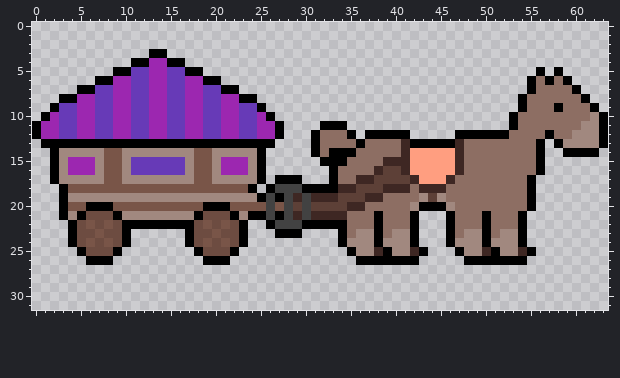
Two states of a pixel-art sprite, assets/trailer_idle_right_3.png. Above: the version before the commit.
The file is 192x96 pixels, drawn in blocks of 3x3; one block is one cell here.
After the commit:
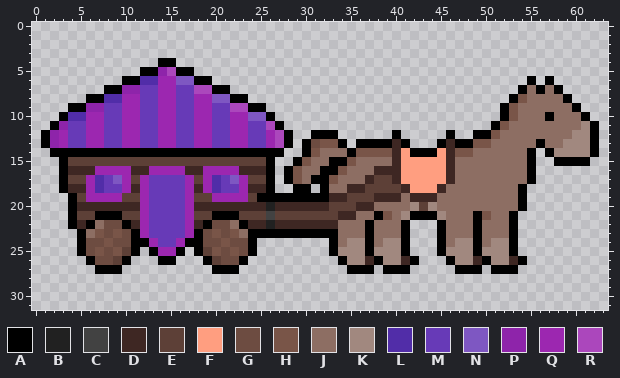
Palette (. is transparent): A #000000  B #212121  C #424242  D #3e2723  E #5d4037  F #ff9e80  G #6d4c41  H #795548  J #8d6e63  K #a1887f  L #512da8  M #673ab7  N #7e57c2  P #8e24aa  Q #9c27b0  R #ab47bc
Edits made:
@@ x 0..63 @@
  2 ................................................................
- 3 .............AA.................................................
- 4 ...........AAQQAA...............................................
- 5 .........AAMMQQMMAA.....................................A.A.....
- 6 .......AAQQMMQQMMQQAA..................................AJAJA....
- 7 .....AAMMQQMMQQMMQQMMAA................................AJJJJA...
- 8 ...AAQQMMQQMMQQMMQQMMQQAA.............................AJJJJJJA..
- 9 ..AMMQQMMQQMMQQMMQQMMQQMMA............................AJJJAJJJA.
-10 .AQMMQQMMQQMMQQMMQQMMQQMMQA..........................AJJJJJJJJKA
-11 AQQMMQQMMQQMMQQMMQQMMQQMMQQA....AAA..................AJJJJJJJKKA
-12 AQQMMQQMMQQMMQQMMQQMMQQMMQQA...AJJJA.AAAAA.....AAAAAAJJJJAJJKKKA
-13 .AAAAAAAAAAAAAAAAAAAAAAAAAA....AJJJJAJJJJDAAAAADJJJJJJJJA.AKKKKA
-14 ..AKKKKKHHKKKKKKKKHHKKKKKA.....AJAAAJJJJJDFFFFFDJJJJJJJJA..AAAA.
-15 ..AKQQQKHHKMMMMMMKHHKQQQKA......AAAJJJJDDDFFFFFDJJJJJJJJA.......
-16 ..AKQQQKHHKMMMMMMKHHKQQQKA.......AJJJJDEEDFFFFFDJJJJJJJJA.......
-17 ..AKKKKKHHKKKKKKKKHHKKKKKA.AAA...AJJDDEEEEDFFFDJJJJJJJJA........
-18 ...AHHHHHHHHHHHHHHHHHHHHA.ACCCAAAADDEEEDDDJDDDJJJJJJJJJA........
-19 ...AKKKKKKKKKKKKKKKKKKKKKACACDCDDDEEEDDJJJJKEKJJJJJJJJJA........
-20 ...AHHAAAHHHHHHHHHHAAAHHHHCHCECEEEEDDJJJJJKAAAKJJJJJJJJA........
-21 ...AKAGGGAKKKKKKKKAGGGAKAACACDCDDDDJJJAJJJA...AJJJAJJJA.........
-22 ....AGHGHGAAAAAAAAGHGHGA..ACCCAAAAAJJJAJJJA...AJJJAJJJA.........
-23 ....AGGHGGA......AGGHGGA...AAA....AJKKAJKKA...AJKKAJKKA.........
-24 ....AGHGHGA......AGHGHGA..........AKKKAKKKA...AKKKAKKKA.........
-25 .....AGGGA........AGGGA............AKKDAKKDA...AKKDAKKDA........
-26 ......AAA..........AAA..............AAAAAAA.....AAAAAAA.........
-27 ................................................................
+ 3 ................................................................
+ 4 ..............AA................................................
+ 5 ............AAPRAA..............................................
+ 6 ..........AALLQQNNAA...................................A.A......
+ 7 ........AAPPMMQQMMRRAA................................AJAJA.....
+ 8 ......AALLQQMMQQMMQQNNAA.............................AHJJJJA....
+ 9 ....AAPPMMQQMMQQMMQQMMRRAA..........................AHJJJJJJA...
+10 ...ALLQQMMQQMMQQMMQQMMQQNNA.........................AHJJJAJJJA..
+11 ..APMMQQMMQQMMQQMMQQMMQQMMRA.......................AHJJJJJJJJKA.
+12 .APQMMQQMMQQMMQQMMQQMMQQMMQRA..AAA......A.....A..AAHJJJJJJJJKKA.
+13 .APQMMQQMMQQMMQQMMQQMMQQMMQRA.AGHHA.AAAADA...ADAAHHJJJJJAJJKKKA.
+14 ..AAAAAAAAAAAAAAAAAAAAAAAAAA..AHJJJAHHHHDFAAAFDHHJJJJJJA.AKKKKA.
+15 ...AEEEEEEEEEEEEEEEEEEEEEEA..AHJJAAHJJJJDFFFFFDJJJJJJJJA..AAAA..
+16 ...ADDDQQQQDDQQQQDDQQQQDDDA.AHJJAAHJJJDDDFFFFFDJJJJJJJJA........
+17 ...AEEQLMNQEQMMMMQEQLMNQEEA.AHJAAHJJJDEEDFFFFFDJJJJJJJJA........
+18 ...ADDQLMMQDQMMMMQDQLMMQDDA..AA.AJJDDEEEEDFFFDJJJJJJJJA.........
+19 ....AEQQQQEEQMMMMQEEQQQQEAAAAAAAADDEEEDDDJDDDJJJJJJJJJA.........
+20 ....ADDDDDDDQMMMMQDDDDDDDDBDDDDDDEEEDDJJJJKEKJJJJJJJJJA.........
+21 ....AEEAAAEEQMMMMQEEAAAEEECEEEEEEEDDJJAHJKAAAKJJJAHJJA..........
+22 ....ADAJGGADQMMMMQDAGGJADDBDDDDDDDJJJAJJJA...AJJJAJJJA..........
+23 .....AJHGHGAQMMMMQAGHGHJAAAAAAAAAAJJJAJJJA...AJJJAJJJA..........
+24 .....AGGHGGAAQMMQAAGGHGGA........AJKKAJKKA...AJKKAJKKA..........
+25 .....AGHGHEA.AQQA.AEHGHGA........AKKKAKKKA...AKKKAKKKA..........
+26 ......AGGEA...AA...AEGGA..........AKKDAKKDA...AKKDAKKDA.........
+27 .......AAA..........AAA............AAA.AAA.....AAA.AAA..........
 28 ................................................................
